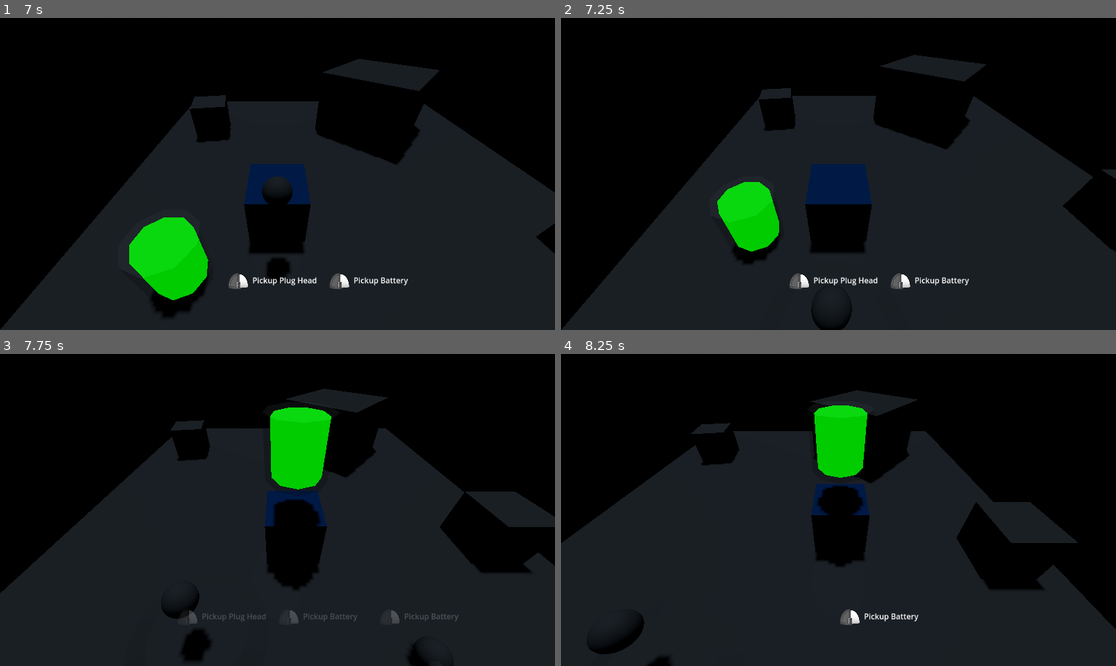
Above: before the commit, frames 1-4 (two rows, left to right).
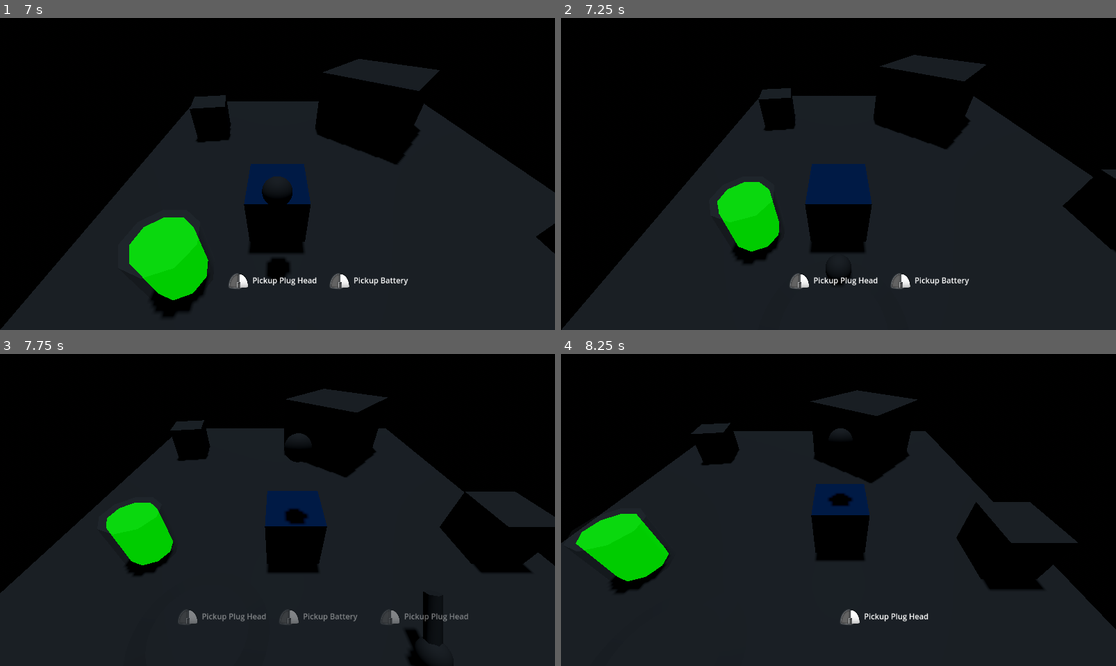
Above: after the commit, the same moments.

Repository: joshandersn/power
Game: Godot game, scene res://Scenes/main.tscn
The game is run twice, just before and just after one commit, with the same random seed, the same clock (stepped at 60 frames per second) and the same inputs.
Inputs (mouse positions are in pixels of both pictures, inside the frame that each line leads up to):
- Up to frame 1 (7 s): click "Play" at 0.5 s; click "Play" at 1.25 s; tap Enter (ui_accept) at 2, 2.27, 3.02, 4.52, 5.27, 6.02 s; move the mouse to (399, 158) at 2.02 s; hold D (move_right) 2.03-2.78 s; right-click (399, 158) at 2.1 s; move the mouse to (166, 189) at 2.77 s; hold S (move_down) 2.78-3.53 s; right-click (166, 189) at 2.85 s; move the mouse to (333, 105) at 3.52 s; hold D (move_right) 3.53-4.28 s; right-click (333, 105) at 3.6 s; move the mouse to (249, 236) at 4.27 s; hold W (move_up) 4.28-5.03 s; right-click (249, 236) at 4.35 s; move the mouse to (444, 220) at 5.02 s; hold A (move_left) 5.03-6.53 s; right-click (444, 220) at 5.1 s; move the mouse to (111, 127) at 5.77 s; right-click (111, 127) at 5.85 s; move the mouse to (305, 174) at 6.52 s; hold S (move_down) from 6.53 s (still down); right-click (305, 174) at 6.6 s
- Up to frame 2 (7.25 s): keep holding S (move_down)
- Up to frame 3 (7.75 s): move the mouse to (194, 432) at 7.27 s; release S (move_down) at 7.28 s; hold D (move_right) from 7.28 s (still down); right-click (194, 432) at 7.35 s; tap Enter (ui_accept) at 7.52 s
- Up to frame 4 (8.25 s): move the mouse to (960, 494) at 8.02 s; release D (move_right) at 8.03 s; hold W (move_up) from 8.03 s (still down); right-click (960, 494) at 8.1 s

Frame 1 is identical in both runs. In frame 2, 0.2% of the frame differs, in the area x 45-53%, y 80-100%; in frame 3, 6.2%, in the area x 19-85%, y 17-99%; in frame 4, 5.5%.
Error before the commit: Invalid access to property or key 'position' on a base object of type 'previously freed'. (res://Gadgets/cable.gd:24)

Commit message:
fixed socket insert refactor

Diff:
--- a/Gadgets/socket.gd
+++ b/Gadgets/socket.gd
@@ -1,36 +1,43 @@
 extends Area3D
 
-@export var inserted_item: res_item
+@export var inserted_item: Node3D
+var can_insert := true
 
 # Called when the node enters the scene tree for the first time.
 func _ready() -> void:
 	pass # Replace with function body.
 
-func insert_item(object: res_item) -> void:
-	if inserted_item:
-		for i in $InsertPos.get_children():
-			i.queue_free()
-		var eject_item = inserted_item.scene.instantiate()
-		eject_item.linear_velocity = Game.player_last_direction * 5
-		eject_item.position = $InsertPos.global_position
-		var dir = Game.player_last_direction.normalized()
-		eject_item.rotation.y = atan2(-dir.x, -dir.z)
-		add_sibling(eject_item)
-	inserted_item = object
-	var item_inst = object.scene.instantiate()
-	item_inst.freeze = true
-	if "refresh_item" in item_inst:
-		item_inst.refresh_item()
-	$InsertPos.add_child(item_inst)
+func insert_item(object: Node3D) -> void:
+	if object.item_resource.plug:
+		pass
+	else:
+		if inserted_item:
+			print("there is an item here: ", inserted_item)
+			Game.reparent_to_world.emit(inserted_item)
+			inserted_item.freeze = false
+			inserted_item.linear_velocity = Game.player_last_direction * 5
+			inserted_item.position = $InsertPos.global_position
+			var dir = Game.player_last_direction.normalized()
+			inserted_item.rotation.y = atan2(-dir.x, -dir.z)
+			inserted_item = null
+			can_insert = true
 
-var can_insert := true
+		if inserted_item != object:
+			inserted_item = object
+			can_insert = false
+			$InsertLimit.start()
+			object.reparent($InsertPos)
+			object.position = Vector3.ZERO
+			object.freeze = true
+			if "refresh_item" in object:
+				object.refresh_item()
+		else:
+			push_warning("item not compatible with socket")
+
 
 func _on_body_entered(body: Node3D) -> void:
 	if body.is_in_group("Item") and can_insert:
-		insert_item(body.item_resource)
-		body.queue_free()
-		can_insert = false
-		$InsertLimit.start()
+		insert_item(body)
 
 
 func _on_insert_limit_timeout() -> void:
--- a/Items/work_light.gd
+++ b/Items/work_light.gd
@@ -4,6 +4,8 @@
 @export var item_resource: res_item
 @export var input: Node3D
 
+var is_inserted: bool
+
 func _ready() -> void:
 	item_resource = load("res://Items/WorkLight.tres").duplicate()
 
Not shown: 2 places in Items/WorkLight.tscn that only renumber resources
